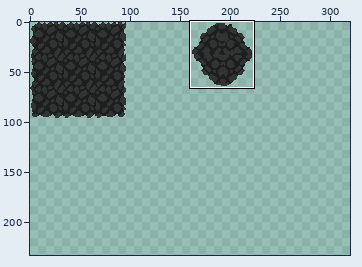
Pixel-art file, stored at img/tilemap.aseprite. The picture above shows the old version from afar; the outline marks the close-up.
Close-up. Old version:
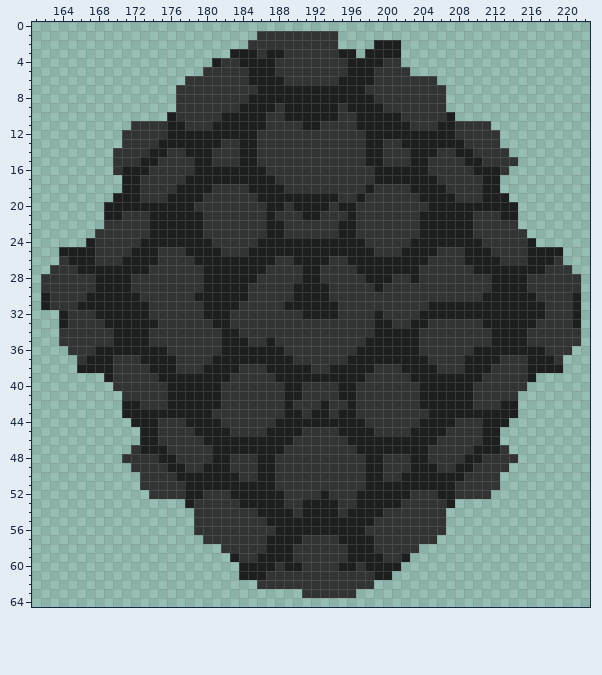
320x240 pixels, 1 frame. Shown: x 161..222, y 0..64. The wide view leaves out empty margins. The commit also changed other parts of the picture, which this record leaves out.
The result:
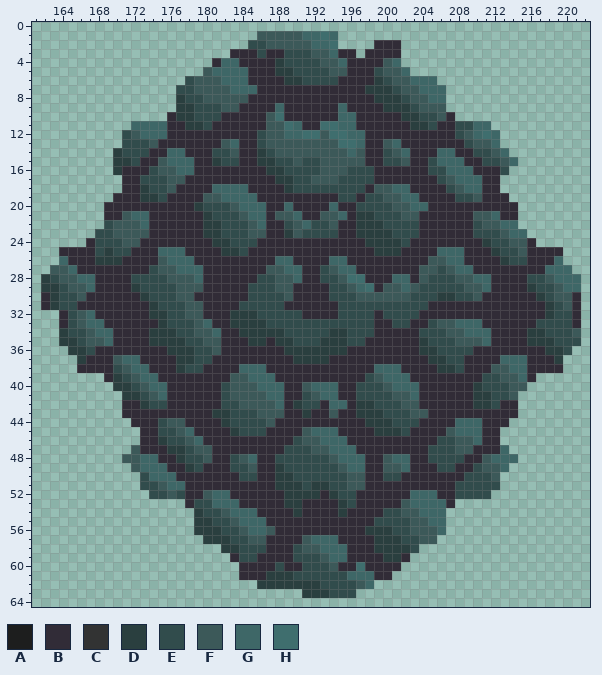
Palette (. is transparent): A #1d1e1e  B #312c37  C #323333  D #2a3f3f  E #314c4c  F #3c5959  G #3e6767  H #3f6e6e
The exact change:
Changed rows in their new state; - is an unchanged pixel.
first column x 162:
 1 ------------------------FFFFFGGHG---------------------------
 2 -----------------------EEFFFFFGGH----BBB--------------------
 3 ---------------------BBBEBBEEEFFGBB-BBBB--------------------
 4 -------------------BGGBBBBDEEEEFFGBBBBFG--------------------
 5 ------------------FGGGGBBBDDEEEEFFBBBEFFG-------------------
 6 ----------------EFFFGGGBBBBDDEEEEBBBBDEFFGGG----------------
 7 ---------------EEFFFFGGGBBBBBBBBBBBBDDDEFFGGG---------------
 8 ---------------DEEFFFFFBBBBBBBBBBBBBBDDDEFFGG---------------
 9 ---------------DDEEEFFBBBBGBBBBBBGBBBBDDDEFFF---------------
10 --------------BDDEEEBBBBBFHBBBBBBGGBBBBBDDEEFB--------------
11 ----------GGGGBBDDEBBBBBBFFHGBBHHGGBBBBBBDDEBBEEGG----------
12 ---------EFGGGBBBBBBBBBBEFFGGHHFHHGGBBBBBBBBBBEFGHG---------
13 ---------EEEFBBBBBBBFGBBEFFFFFFFFHHGBBFGBBBBBBBEFFG---------
14 --------DEEEBBGGBBBEEFBBDEFFFFFFFFGFBBEFGBBBGGBBEEFG--------
15 --------DDEBBFGGGBBDEEBBDDEEFEEFFFFFBBEEFBBEGGGBBEEFG-------
16 --------DBBBEFFGGBBBBBBBBDDEEEEFFFEEEBBBBBBEEGGGBBBE--------
17 ---------BBEEEFFBBBBBBBBBBDDEEFFFEEEEBBBBBBBEFGGGBB---------
18 ---------BBDEEFBBBBGGGGBBBBDEEEEEEEEBFFGGBBBBEFGGBB---------
19 --------BBBDDEBBBBFFGGGGBBBBBBBBBEEBEEFFGGBBBBEEFBBB--------
20 -------BBBBBBBBBBDEEEFGGGBBGBBBBGBBEEEEFFGGBBBBBBBBBB-------
21 -------BBFGGBBBBBBDEEEFGGBFFGBBFFGBDDEEEFFBBBBBBFFGBB-------
22 -------EFFFGBBBBBBDDEEEFGBBEFGEEFBBDDDEEEEBBBBBBEFFGG-------
23 ------EEFFFFBBBBBBDDEEEFFBBDFEEEEBBDDDDEEEBBBBBBEEEFGG------
24 -----BEEEFFBBBBBBBBDDEEEBBBBBBBBBBBBDDDDEBBBBBBBBDEEFFB-----
25 --BBBBEDEEBBBGGGBBBBDDEBBBBBBBBBBBBBBDDDBBBBGGGBBBDEEFBBBB--
26 --GBBBDDDBBBBFGGGBBBBBBBBBGGBBBBGGBBBBBBBBBFFGGBBBBDEEBBBG--
27 -FFGBBBBBBBBEFFGGGBBBBBBBFFGGBBEFGGBBBBBBBFFEFGGBBBBBBBBGGG-
28 DEFFGGBBBBEEEEFFFGBBBBBBEEFFGBBEEFHHBBBGGBFEEEFFGGBBBBEEFGGG
29 DDEFFGBBBBDEEEEFFFBBBBBEEEFFBBBBEEFGHBFFGFEEEEEFFGBBBBDEEFGG
30 BDEEFBBBBBBDEEEFFBBBBBBEEEEFBBBBEEEFFFFFFEEEDDEEFBBBBBBDEFFB
31 BDEEBBBBBBBBDEEEFFBBBBEEEEEBBBBBBEEEEEEEEEEBBBBBBBBBBBBBDEFB
32 --BEFGBBBBBBDDEEFFBBBDDDEEEEEBBBBEEEEBEEEEBBBBBBBBBBBBBBDEEB
33 --BEFGGBBBBBBDEEEFGBBDDDDEEEEEEEEEEEEBBEEBBEFFGGGBBBBBBEEEEB
34 --DEEFGGBBBBDDDEEFFGBBDDDDDEEEEEDDEEEBBBBBEEEFFGGGBBBBDDEEEF
35 --DDEFFGBBBBDDDDEEFFBBBDDBDDEEEDDDEEBBBBBBDEEEFFFGBBBBDDDEEE
36 ---DDEBBBBBBBBDDDEEFBBBBBBBDDDDDDDBBBBBBBBDDEEEEBBBBBBBBDDE-
37 ----DBBBFGGBBBBDDEEBBBBBBBBBDDDDBBBBBBBBBBBDDEEBBBBGGGBBBD--
38 ----BBBBEFGGBBBDEEBBBBGGGBBBBBBBBBBBBGGGBBBBDDEBBBFFGGBBBB--
39 -------BDEFGGBBBBBBBBFFGGGBBBBBBBBBBEFGGGBBBBBBBBEEFFGB-----
40 --------DDEFGGBBBBBBEFFFGGGBBFGGGBBEEEFGGGBBBBBBDEEEFF------
41 ---------DDEFGBBBBBBEFFFFGGBBEFGGBBEEEEFFGBBBBBBDDEEF-------
42 ---------BBDEEBBBBBBEEFFFFGBDEEBGGBDDEEEFFBBBBBBDDEBB-------
43 ---------BBBBBBBBBBDDEEEFFFBBDBBFBBDDDEEEFFBBBBBBBBBB-------
44 ----------BBBEFFBBBBDEEEEFBBBBBBBBBBDDDEEEBBBBGGGBBB--------
45 -----------BBEEFGBBBBDEEEBBBBFGGGBBBBDDDEBBBBFGGGBB---------
46 -----------BBDEEFGBBBBBBBBBBEFFGGGBBBBBBBBBBEEFFGBB---------
47 ----------FBBBDDEFFBBBBBBBBEEEFFGGGBBBBBBBBEEEFFBBBG--------
48 ---------FFGGBBDEEFBBEFGBBEEEEEEFGGGBBFGGBBEEEEBBFGGG-------
49 ----------FGGGBBDEBBBEEFBBDEEEEEEFGGBBFFGBBBEEBBEFFG--------
50 -----------EGGGBBBBBBBEEBBDDEEEEEEFFBBEEBBBBBBBEEEF---------
51 -----------EEFGGBBBBBBBBBBDDDEDDEEFFBBBBBBBBBBEEEEE---------
52 ------------EEFEBBFGGBBBBBBDDDDBDEEBBBBBBGGGBBEEEE----------
53 ----------------BEEGGGBBBBBDDBBBBDEBBBBBFGGGGB--------------
54 -----------------DEEFGGGBBBBDBBBBDBBBBEEFFGGG---------------
55 -----------------DDEEFGGGBBBBBBBBBBBBEEEEFFGG---------------
56 -----------------DDDEEFGGFBBBBBBBBBBDDDEEFFFG---------------
57 ------------------DDDEEFFBBBBFGGGBBBBDDDEEFF----------------
58 --------------------DDEEEBBBEFFGGGBBBDDDDE------------------
59 ---------------------BEEBBBBEEEFGGBBBBDDB-------------------
60 ----------------------BBBBEBBEEEFBBHBBBB--------------------
61 ----------------------BBBDDDEEEEEEGGGBB---------------------
62 ------------------------DDDDDDDEEEEFG-----------------------
63 -----------------------------DDDEEE-------------------------
